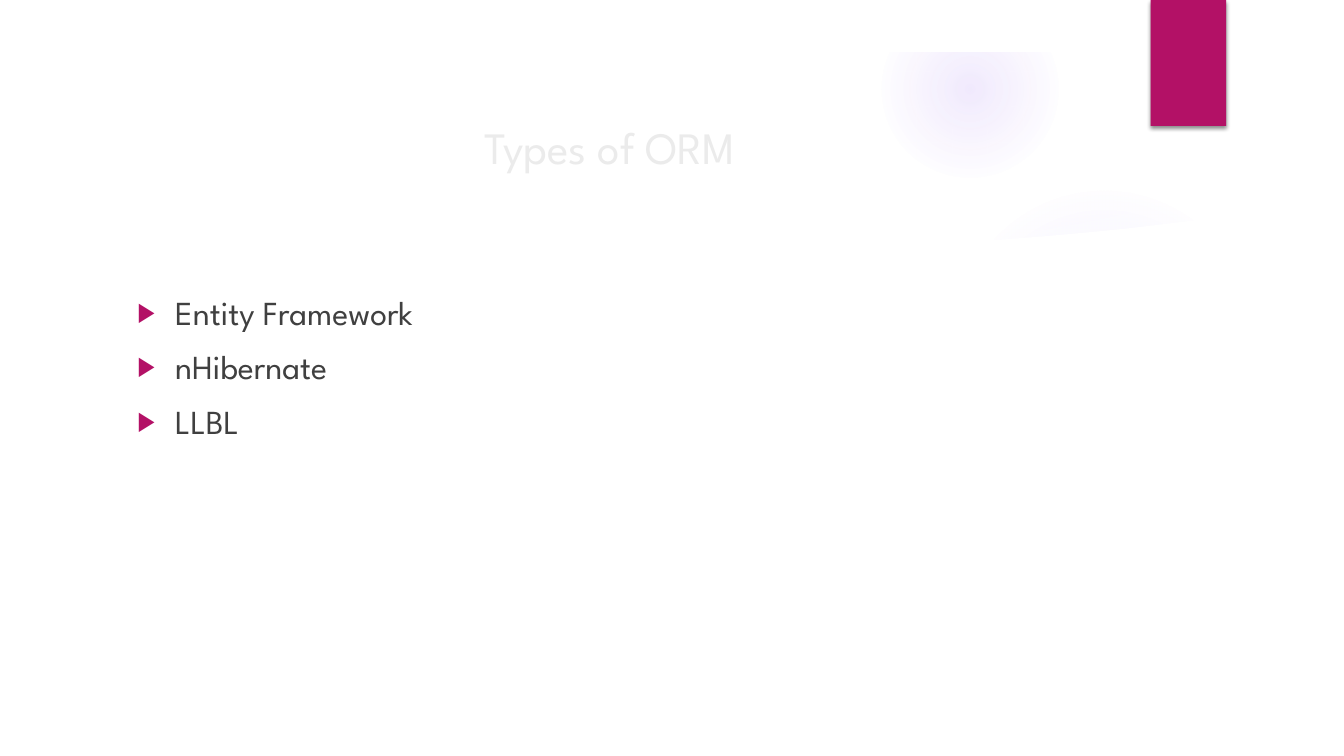
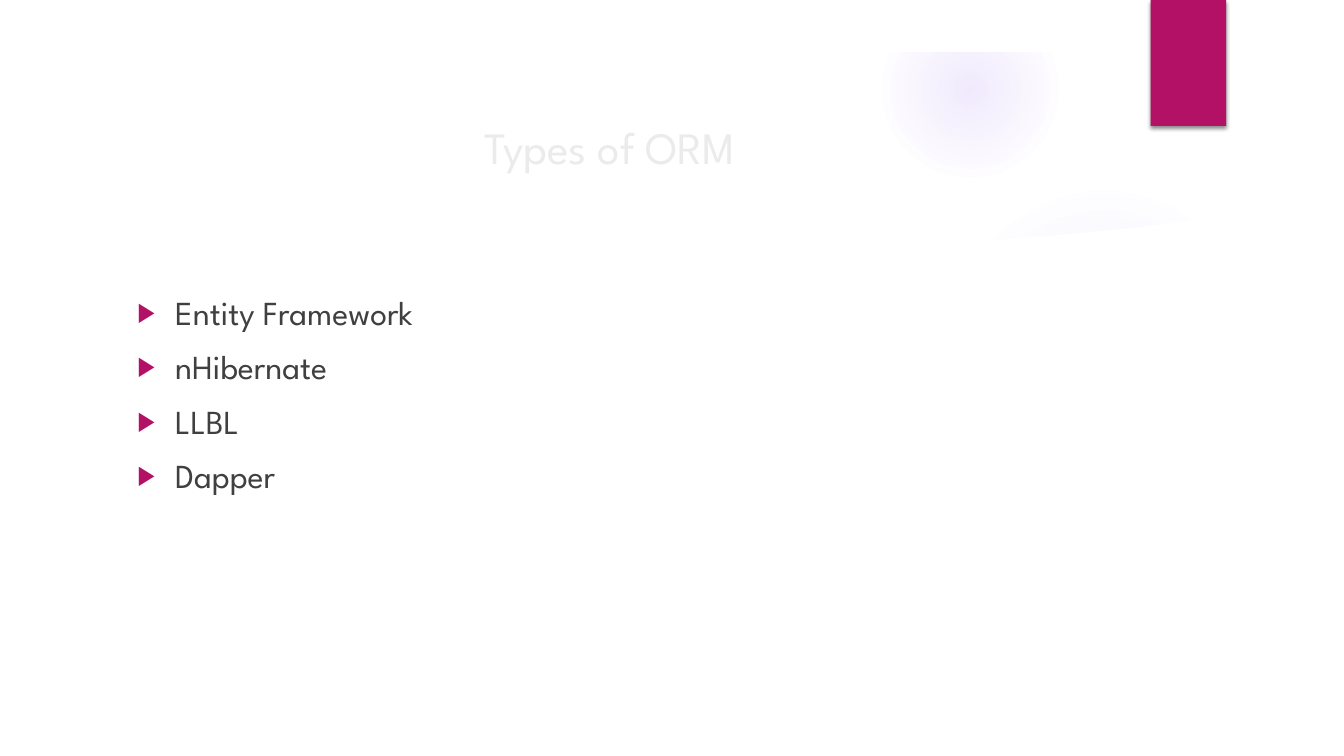
Before and after one commit to Flu10/FromZeroToHero, a slide deck: slide 3 of ORM.pptx. Drawn at 1344x756 pixels with LibreOffice and Linux fonts; fonts in the diff are those of the drawing; background and template pictures are left out. Boxes give left, top, right and bottom in pixels: in the first picture for what was removed or moved away, otherwise in the second. Text is boxed around its words. In the diff, an @@ line names an element or a change of style, - is before the commit and + after.

```diff
--- a/ORM.pptx
+++ b/ORM.pptx
@@ text at [175,466,275,495]: paragraph added @@
+▶ Dapper
```
Also in this commit, not shown: 1 other slide changed, 2 slides added.
